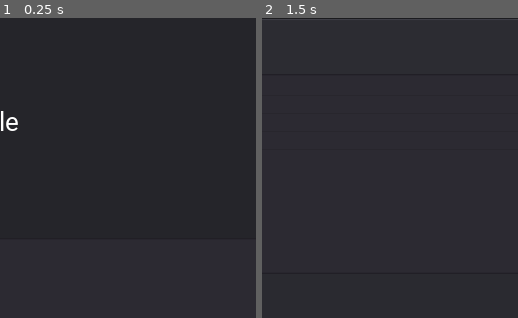
Above: before the commit, frames 1-2 (left to right).
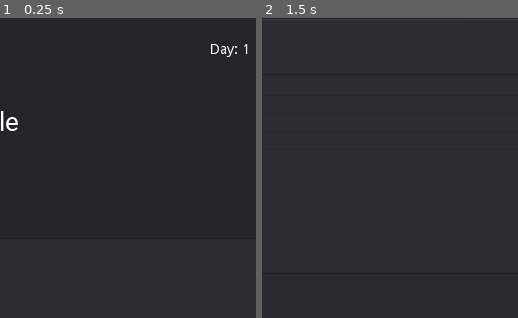
Above: after the commit, the same moments.

Repository: majormunky/GodotDrugWars
Game: Godot game, scene res://Main.tscn
The game is run twice, just before and just after one commit, with the same random seed, the same clock (stepped at 60 frames per second) and the same inputs.
Inputs:
- Up to frame 1 (0.25 s): no input
- Up to frame 2 (1.5 s): click "Change City" at 0.5 s; click "Sell" at 1.25 s
The pictures show only the part of the screen within x 44-94%, y 0-50%; the shares and areas given below are measured in that part.

The runs differ from the first frame. In frame 1, 0.2% of the frame differs, in the area x 82-97%, y 8-13%; in frame 2, nothing differs.

Commit message:
Added a day label which shows the current day number.  When we go to a new city, it takes a day to get there so we increase our current day by 1.

Diff:
--- a/Main.gd
+++ b/Main.gd
@@ -7,7 +7,7 @@
 onready var city_drug_list = $VBoxContainer/CityDrugList
 onready var buy_sell_dialog = $BuySellDrugDialog
 onready var message_box = $VBoxContainer/MessageBox
-#var buy_sell_dialog = null
+onready var day_label = $VBoxContainer/HBoxContainer4/DayLabel
 
 var player_money = 1500
 var drugs = [
@@ -18,6 +18,8 @@
 	{"name": "Speed", "min_price": 25, "max_price": 45},
 ]
 
+var current_day = 1
+var max_days = 30
 var player_drugs = []
 var current_city_drugs = []
 var drug_prices = {}
@@ -40,7 +42,13 @@
 func _on_new_city_selected(_new_city):
 	update_current_city_label()
 	setup_drugs_for_city()
+	current_day += 1
+	update_day_label()
 	city_chooser.hide()
+
+
+func update_day_label():
+	day_label.text = "Day: " + str(current_day)
 
 
 func generate_random_drugs():
--- a/Main.tscn
+++ b/Main.tscn
@@ -23,11 +23,25 @@
 "_edit_use_anchors_": false
 }
 
-[node name="GameTitle" type="Label" parent="VBoxContainer"]
+[node name="HBoxContainer4" type="HBoxContainer" parent="VBoxContainer"]
 margin_right = 480.0
+margin_bottom = 32.0
+custom_constants/separation = 300
+
+[node name="GameTitle" type="Label" parent="VBoxContainer/HBoxContainer4"]
+margin_right = 120.0
 margin_bottom = 32.0
 theme = ExtResource( 2 )
 text = "Drug Wars"
+
+[node name="DayLabel" type="Label" parent="VBoxContainer/HBoxContainer4"]
+margin_left = 420.0
+margin_top = 9.0
+margin_right = 460.0
+margin_bottom = 23.0
+text = "Day: 1"
+align = 2
+valign = 1
 
 [node name="Spacer3" type="Label" parent="VBoxContainer"]
 margin_top = 36.0
